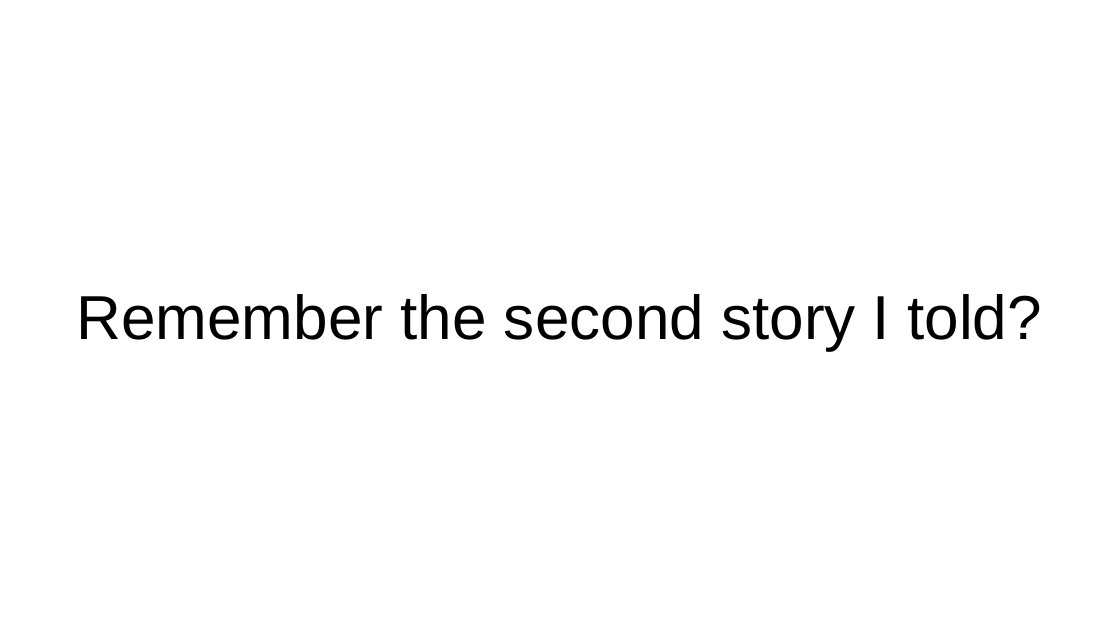
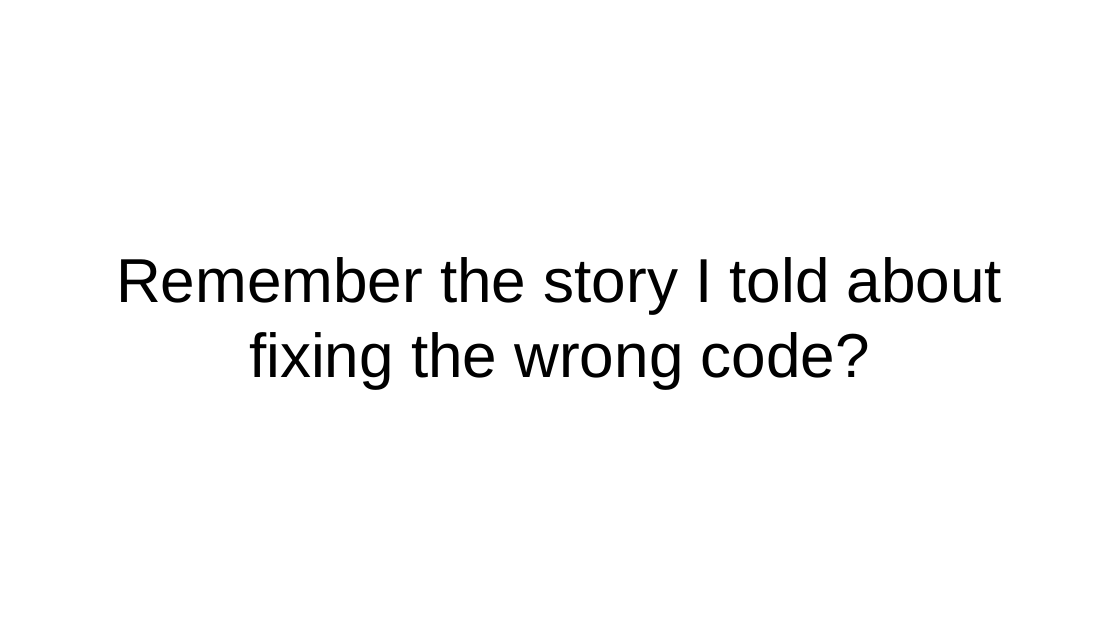
Before and after one commit to tebeka/talks, a slide deck: slide 27 of data-management/data-management.odp (slide 26 before the commit). Drawn at 1120x630 pixels with LibreOffice and Linux fonts; fonts in the diff are those of the drawing. Boxes give left, top, right and bottom in pixels: in the first picture for what was removed or moved away, otherwise in the second. Text is boxed around its words. In the diff, an @@ line names an element or a change of style, - is before the commit and + after.

```diff
--- a/data-management/data-management.odp
+++ b/data-management/data-management.odp
@@ title at [116,257,1002,388]: text changed @@
-Remember the second story I told?
+Remember the story I told about fixing the wrong code?
```
Also in this commit, not shown: 2 other slides changed, 4 slides added, 3 slides removed.
